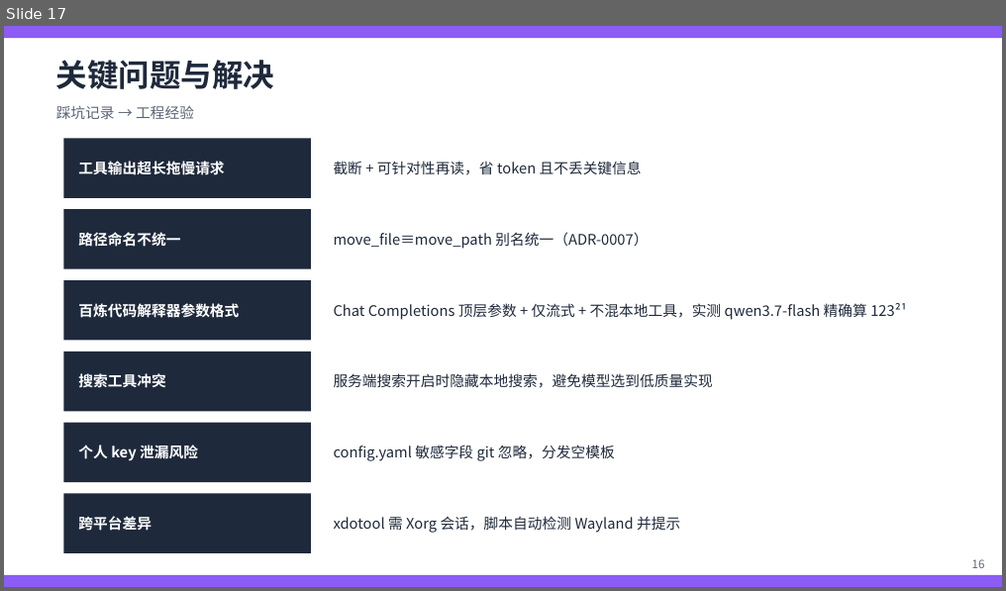
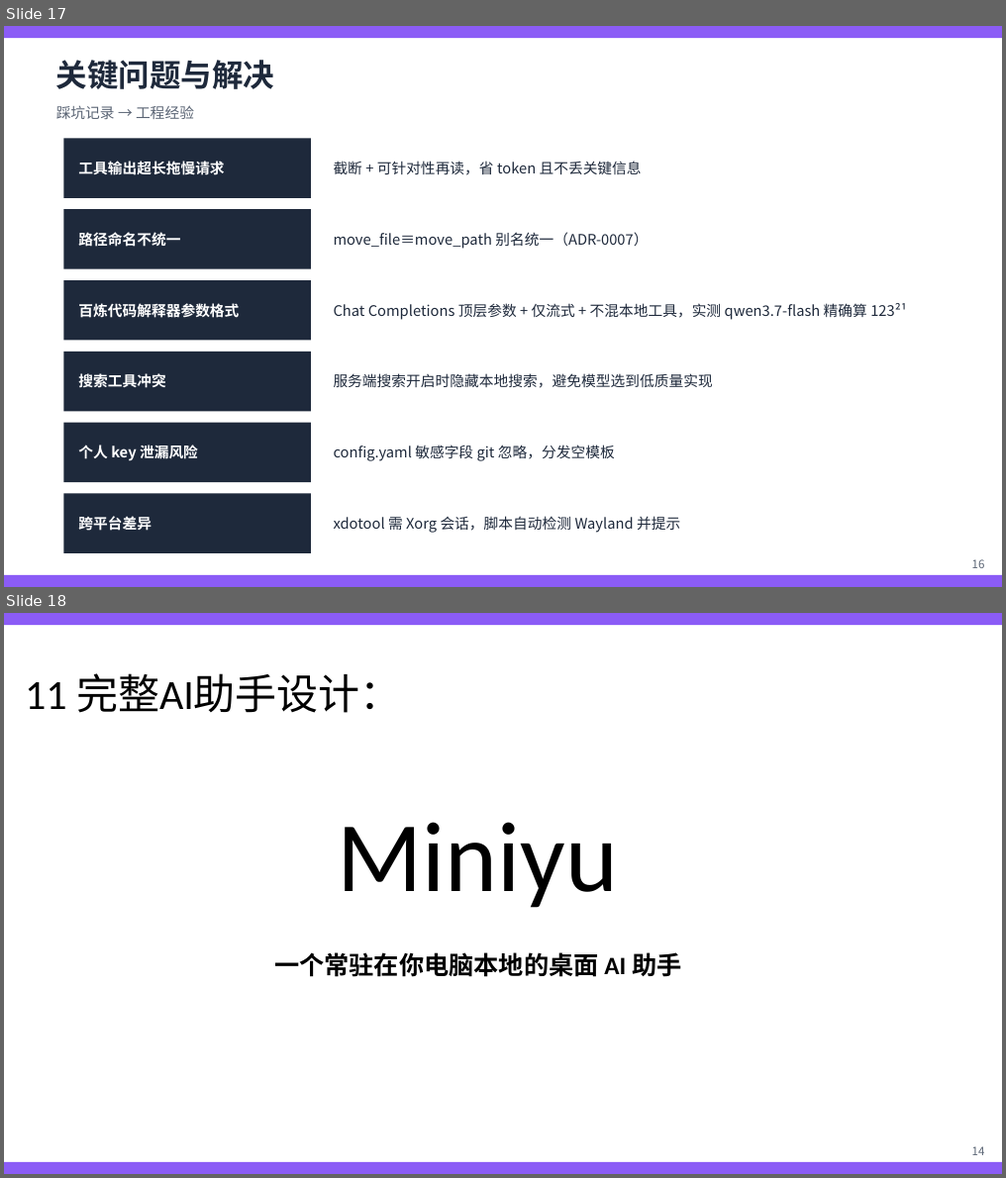
Before and after one commit to yurenhjh/miniyu, a slide deck: docs/第4组汇报PPT.pptx. Shown one above the other, each under a label of ours: slide 17 before the commit, slides 17 and 18 after it. The pictures are 1006x591 and 1006x1178 pixels, drawn with LibreOffice and Linux fonts; fonts in the diff are those of the drawing. Boxes give left, top, right and bottom in pixels: in the first picture for what was removed or moved away, otherwise in the second. Text is boxed around its words. In the diff, an @@ line names an element or a change of style, - is before the commit and + after.

```diff
--- a/docs/第4组汇报PPT.pptx
+++ b/docs/第4组汇报PPT.pptx
@@ slide 18 added at (4,613,1002,1174), background #FFFFFF @@
@@ rectangle added at (4,613,1002,625), fill #8B5CF6 @@
@@ text added at (25,673,402,713), 40 pt, text #000000 @@
+11 完整AI助手设计：
@@ text added at (337,822,618,908), 96 pt, text #000000 @@
+Miniyu
@@ text added at (274,953,681,977), 24 pt, text #000000, bold @@
+一个常驻在你电脑本地的桌面 AI 助手
@@ text added at (972,1147,985,1156), 11 pt, text #5A6474 @@
+14
@@ rectangle added at (4,1162,1002,1174), fill #8B5CF6 @@
```
Also in this commit, not shown: 19 slides changed, 1 other slide added, 16 other files.
